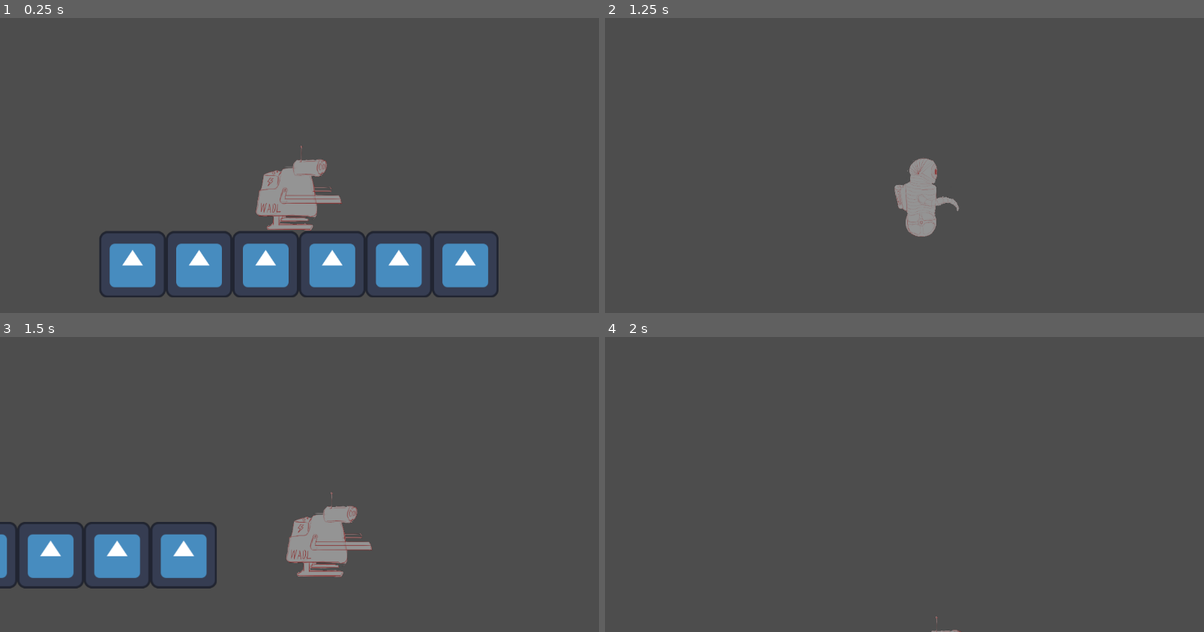
Above: before the commit, frames 1-4 (two rows, left to right).
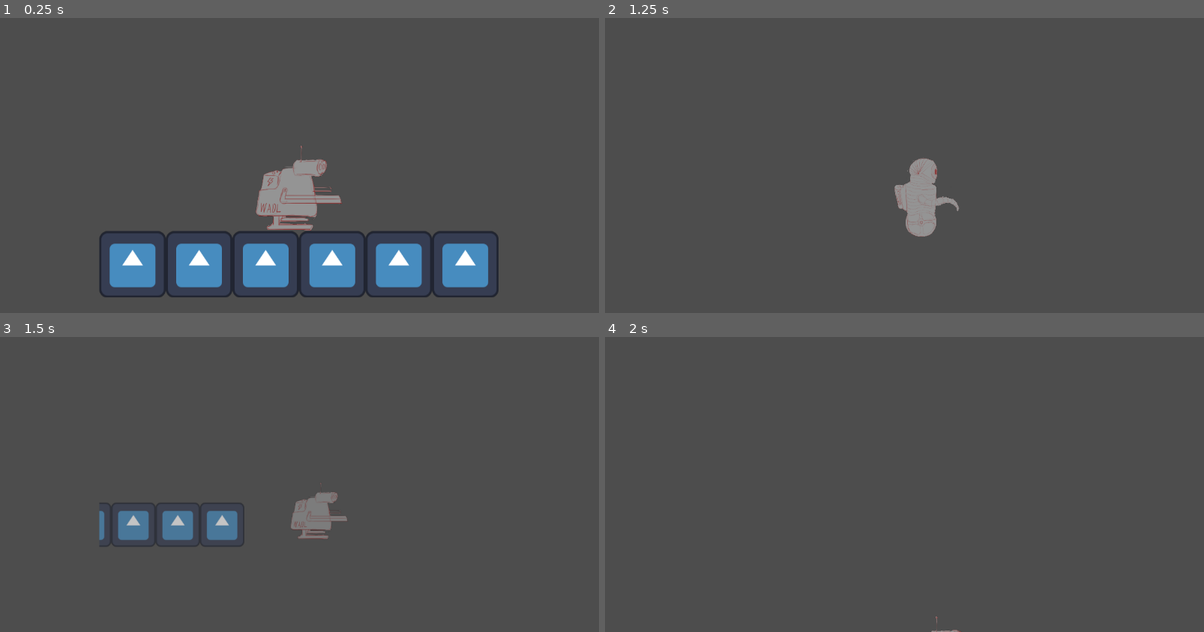
Above: after the commit, the same moments.

Repository: 42triangles/robot-surgery
Game: Godot game, scene res://scenes/world.tscn
The game is run twice, just before and just after one commit, with the same random seed, the same clock (stepped at 60 frames per second) and the same inputs. The project has no main scene, so this scene is started directly. The engine's default icon, where the game draws it, is replaced by a stand-in: a white triangle on a blue panel in a dark square.
Inputs:
- Up to frame 1 (0.25 s): no input
- Up to frame 2 (1.25 s): hold D (move_right) from 0.53 s (still down); hold E (toggle_scale) from 0.53 s (still down); tap Space (jump) at 0.77 s
- Up to frame 3 (1.5 s): keep holding D (move_right); release E (toggle_scale) at 1.28 s; tap E (toggle_scale) at 1.35 s
- Up to frame 4 (2 s): keep holding D (move_right); tap Space (jump) at 1.52 s

Frames 1-2 are identical in both runs. In frame 3, 8.5% of the frame differs, in the area x 0-63%, y 49-86%; in frame 4, nothing differs.

Commit message:
Animate transition when changing focused scale

Diff:
--- a/scenes/world.tscn
+++ b/scenes/world.tscn
@@ -1,5 +1,6 @@
-[gd_scene load_steps=4 format=3 uid="uid://ca373magvh2nh"]
+[gd_scene load_steps=5 format=3 uid="uid://ca373magvh2nh"]
 
+[ext_resource type="Script" path="res://scripts/scale_container.gd" id="1_b80ir"]
 [ext_resource type="PackedScene" uid="uid://dpaxlkqtm7uq5" path="res://scenes/scale_0.tscn" id="1_qe7ej"]
 [ext_resource type="PackedScene" uid="uid://dhmrdr8obqljr" path="res://scenes/scale_1.tscn" id="2_aooe1"]
 [ext_resource type="Script" path="res://scripts/scale_focus_manager.gd" id="3_r3dc3"]
@@ -7,6 +8,7 @@
 [node name="World" type="Node2D"]
 
 [node name="Scale0Container" type="SubViewportContainer" parent="."]
+visible = false
 anchors_preset = 15
 anchor_right = 1.0
 anchor_bottom = 1.0
@@ -14,13 +16,15 @@
 offset_bottom = 648.0
 grow_horizontal = 2
 grow_vertical = 2
+pivot_offset = Vector2(576, 324)
 stretch = true
+script = ExtResource("1_b80ir")
 
 [node name="Scale0Viewport" type="SubViewport" parent="Scale0Container"]
 transparent_bg = true
 handle_input_locally = false
 size = Vector2i(1152, 648)
-render_target_update_mode = 4
+render_target_update_mode = 0
 
 [node name="Scale0" parent="Scale0Container/Scale0Viewport" instance=ExtResource("1_qe7ej")]
 
@@ -33,7 +37,9 @@
 offset_bottom = 648.0
 grow_horizontal = 2
 grow_vertical = 2
+pivot_offset = Vector2(576, 324)
 stretch = true
+script = ExtResource("1_b80ir")
 
 [node name="Scale1Viewport" type="SubViewport" parent="Scale1Container"]
 transparent_bg = true
--- /dev/null
+++ b/scripts/scale_container.gd
@@ -0,0 +1,40 @@
+extends SubViewportContainer
+
+@export var tween_time: float = 0.2
+@export var large_scale: Vector2 = Vector2(4, 4)
+
+var tween: Tween
+
+func fade(fade_in: bool, scale_increasing: bool) -> void:
+	var target_modulate: Color
+	var target_scale: Vector2
+
+	if fade_in:
+		modulate = Color.TRANSPARENT
+		target_modulate = Color.WHITE
+		target_scale = Vector2.ONE
+		if scale_increasing:
+			scale = Vector2.ZERO
+		else:
+			scale = large_scale
+	else:
+		modulate = Color.WHITE
+		target_modulate = Color.TRANSPARENT
+		scale = Vector2.ONE
+		if scale_increasing:
+			target_scale = large_scale
+		else:
+			target_scale = Vector2.ZERO
+
+	if is_instance_valid(tween):
+		tween.stop()
+	tween = get_tree().create_tween()
+	tween.set_parallel(true)
+
+	tween.tween_property(self, "modulate", target_modulate, tween_time)
+	tween.tween_property(self, "scale", target_scale, tween_time)
+
+	if fade_in:
+		show()
+	else:
+		tween.tween_callback(self.hide).set_delay(tween_time)
--- a/scripts/scale_focus_manager.gd
+++ b/scripts/scale_focus_manager.gd
@@ -12,9 +12,7 @@
 
 func _ready() -> void:
 	for scale_layer in scale_layers:
-		scale_layer.hide()
 		scale_layer.unfocused.emit()
-	scale_layers[current_focus].show()
 	scale_layers[current_focus].focused.emit()
 
 func toggle_focus() -> void:
--- a/scripts/scale_layer.gd
+++ b/scripts/scale_layer.gd
@@ -5,8 +5,8 @@
 
 func focus(scale_increasing: bool) -> void:
 	focused.emit()
-	show()
+	$"../..".fade(true, scale_increasing)
 
 func unfocus(scale_increasing: bool) -> void:
 	unfocused.emit()
-	hide()
+	$"../..".fade(false, scale_increasing)
